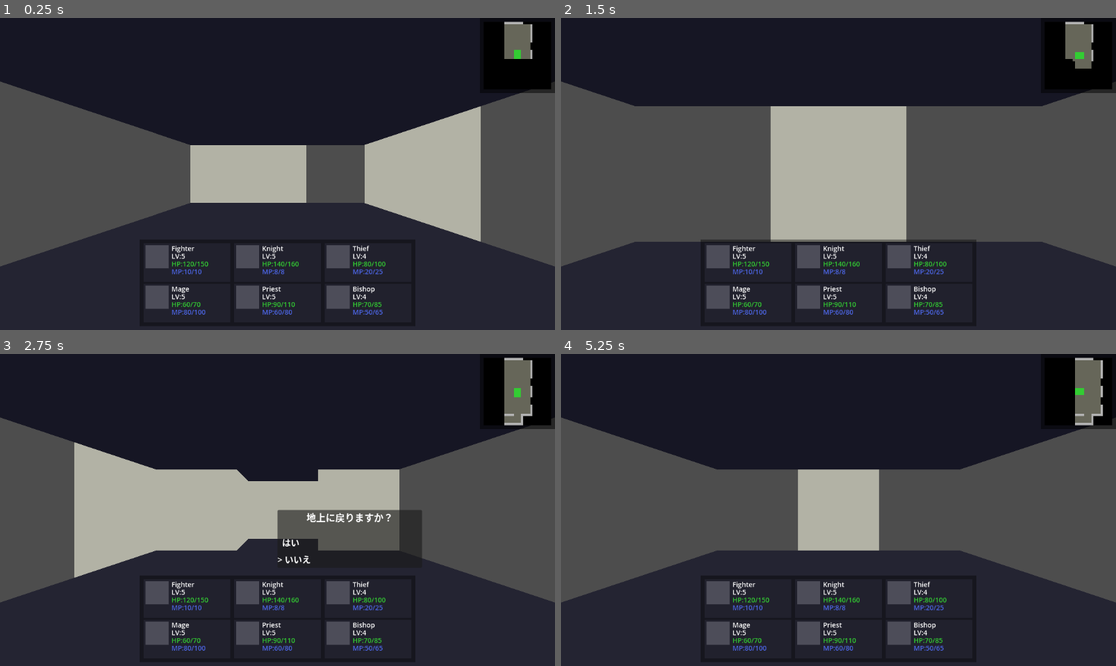
Above: before the commit, frames 1-4 (two rows, left to right).
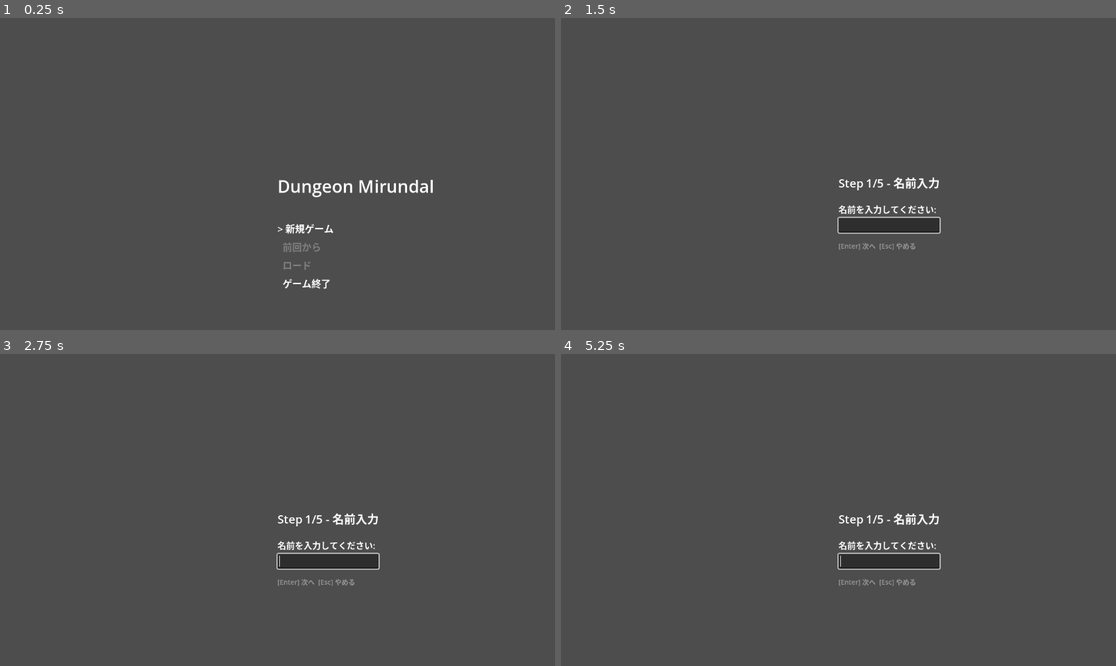
Above: after the commit, the same moments.

Repository: endo5501/DungeonMirundal2
Game: Godot game, scene res://src/main.tscn
The game is run twice, just before and just after one commit, with the same random seed, the same clock (stepped at 60 frames per second) and the same inputs.
Inputs (mouse positions are in pixels of both pictures, inside the frame that each line leads up to):
- Up to frame 1 (0.25 s): no input
- Up to frame 2 (1.5 s): tap Enter (ui_accept) at 0.5, 0.77, 1.25 s; move the mouse to (960, 158) at 0.52 s; hold Right (ui_right) 0.53-1.25 s; hold Shift 0.53-1.25 s; click (960, 158) at 0.67 s; drag from (727, 189) to (810, 236) at 1.27 s
- Up to frame 3 (2.75 s): tap Enter (ui_accept) at 2 s; move the mouse to (333, 441) at 2.02 s; hold Right (ui_right) from 2.03 s (still down); tap Ctrl at 2.1 s
- Up to frame 4 (5.25 s): release Right (ui_right) at 2.75 s; tap Enter (ui_accept) at 2.75, 3.5, 3.77, 4.25 s; drag from (810, 572) to (672, 463) at 2.77 s; move the mouse to (1005, 556) at 3.52 s; hold Left (ui_left) 3.53-4.25 s; tap Space at 3.6 s; drag from (672, 463) to (755, 432) at 4.27 s; move the mouse to (866, 510) at 5.02 s; hold Down (ui_down) from 5.03 s (still down); tap Backspace at 5.1 s; click (866, 510) at 5.17 s

The runs differ from the first frame. In frame 1, 76% of the frame differs, in the area x 0-100%, y 0-100%; in frame 2, 64%; in frame 3, 77%; in frame 4, 66%.

Commit message:
integrate all screen navigation in main.gd
Refactor main.gd from direct DungeonScreen creation to full screen
manager: Title -> Town -> Guild/DungeonEntrance -> DungeonScreen,
with signal-based transitions. GuildScreen now accepts external Guild
and emits back_requested. DungeonScreen setup accepts ExploredMap and
PartyData for state persistence across dungeon visits.

Co-Authored-By: Claude Opus 4.6 (1M context) <noreply@anthropic.com>

Diff:
--- a/src/dungeon_scene/dungeon_screen.gd
+++ b/src/dungeon_scene/dungeon_screen.gd
@@ -38,17 +38,18 @@
 	_party_display = PartyDisplay.new()
 	add_child(_party_display)
 
-func setup(wiz_map: WizMap, player_state: PlayerState) -> void:
+func setup(wiz_map: WizMap, player_state: PlayerState, explored_map: ExploredMap = null, party_data: PartyData = null) -> void:
 	_wiz_map = wiz_map
 	_player_state = player_state
-	_explored_map = ExploredMap.new()
+	_explored_map = explored_map if explored_map else ExploredMap.new()
 
 	_dungeon_scene.wiz_map = wiz_map
 	_dungeon_scene.player_state = player_state
 
 	_minimap_display.setup(wiz_map, _explored_map, player_state)
 
-	var party_data := PartyData.create_placeholder()
+	if party_data == null:
+		party_data = PartyData.create_placeholder()
 	_party_display.setup(party_data)
 
 	_refresh_all()
--- a/src/guild_scene/guild_screen.gd
+++ b/src/guild_scene/guild_screen.gd
@@ -1,14 +1,22 @@
 class_name GuildScreen
 extends Control
+
+signal back_requested
 
 var guild: Guild
 var data_loader: DataLoader
 var _current_view: Control
 
 func _ready() -> void:
-	guild = Guild.new()
+	if guild == null:
+		guild = Guild.new()
+	if data_loader == null:
+		data_loader = DataLoader.new()
+	_show_menu()
+
+func setup(p_guild: Guild) -> void:
+	guild = p_guild
 	data_loader = DataLoader.new()
-	_show_menu()
 
 func _show_menu() -> void:
 	var menu := GuildMenu.new()
@@ -37,7 +45,7 @@
 	_switch_view(char_list)
 
 func _on_leave() -> void:
-	pass
+	back_requested.emit()
 
 func _switch_view(new_view: Control) -> void:
 	if _current_view != null:
--- a/src/main.gd
+++ b/src/main.gd
@@ -1,19 +1,97 @@
 extends Control
 
+var _current_screen: Control
+var _current_dungeon_data: DungeonData
+
 func _ready() -> void:
-	var wiz_map := WizMap.new(16)
-	wiz_map.generate(42)
+	set_anchors_and_offsets_preset(PRESET_FULL_RECT)
+	_show_title_screen()
 
-	var start_pos := _find_start(wiz_map)
-	var player_state := PlayerState.new(start_pos, Direction.NORTH)
+# --- Screen switching ---
 
+func _switch_screen(new_screen: Control) -> void:
+	if _current_screen:
+		_current_screen.queue_free()
+	_current_screen = new_screen
+	new_screen.set_anchors_and_offsets_preset(PRESET_FULL_RECT)
+	add_child(new_screen)
+
+# --- Title Screen ---
+
+func _show_title_screen() -> void:
+	var screen := TitleScreen.new()
+	screen.start_new_game.connect(_on_start_new_game)
+	screen.quit_game.connect(_on_quit_game)
+	_switch_screen(screen)
+
+func _on_start_new_game() -> void:
+	GameState.new_game()
+	_show_town_screen()
+
+func _on_quit_game() -> void:
+	get_tree().quit()
+
+# --- Town Screen ---
+
+func _show_town_screen() -> void:
+	var screen := TownScreen.new()
+	screen.open_guild.connect(_on_open_guild)
+	screen.open_dungeon_entrance.connect(_on_open_dungeon_entrance)
+	_switch_screen(screen)
+
+# --- Guild Screen ---
+
+func _on_open_guild() -> void:
+	var screen := GuildScreen.new()
+	screen.setup(GameState.guild)
+	screen.back_requested.connect(_on_guild_back)
+	_switch_screen(screen)
+
+func _on_guild_back() -> void:
+	_show_town_screen()
+
+# --- Dungeon Entrance ---
+
+func _on_open_dungeon_entrance() -> void:
+	var has_party := _has_party_members()
+	var screen := DungeonEntrance.new()
+	screen.setup(GameState.dungeon_registry, has_party)
+	screen.enter_dungeon.connect(_on_enter_dungeon)
+	screen.back_requested.connect(_on_dungeon_entrance_back)
+	_switch_screen(screen)
+
+func _on_dungeon_entrance_back() -> void:
+	_show_town_screen()
+
+# --- Dungeon Screen ---
+
+func _on_enter_dungeon(index: int) -> void:
+	_current_dungeon_data = GameState.dungeon_registry.get_dungeon(index)
 	var screen := DungeonScreen.new()
-	add_child(screen)
-	screen.setup(wiz_map, player_state)
+	screen.return_to_town.connect(_on_return_to_town)
+	_switch_screen(screen)
+	screen.setup(
+		_current_dungeon_data.wiz_map,
+		_current_dungeon_data.player_state,
+		_current_dungeon_data.explored_map,
+		GameState.guild.get_party_data()
+	)
 
-func _find_start(wiz_map: WizMap) -> Vector2i:
-	for y in range(wiz_map.map_size):
-		for x in range(wiz_map.map_size):
-			if wiz_map.cell(x, y).tile == TileType.START:
-				return Vector2i(x, y)
-	return Vector2i(0, 0)
+func _on_return_to_town() -> void:
+	GameState.heal_party()
+	_current_dungeon_data = null
+	_show_town_screen()
+
+# --- Helpers ---
+
+func _has_party_members() -> bool:
+	if GameState.guild == null:
+		return false
+	var pd := GameState.guild.get_party_data()
+	for member in pd.get_front_row():
+		if member != null:
+			return true
+	for member in pd.get_back_row():
+		if member != null:
+			return true
+	return false
Not shown, changed: openspec/changes/town-screen-and-navigation/tasks.md
